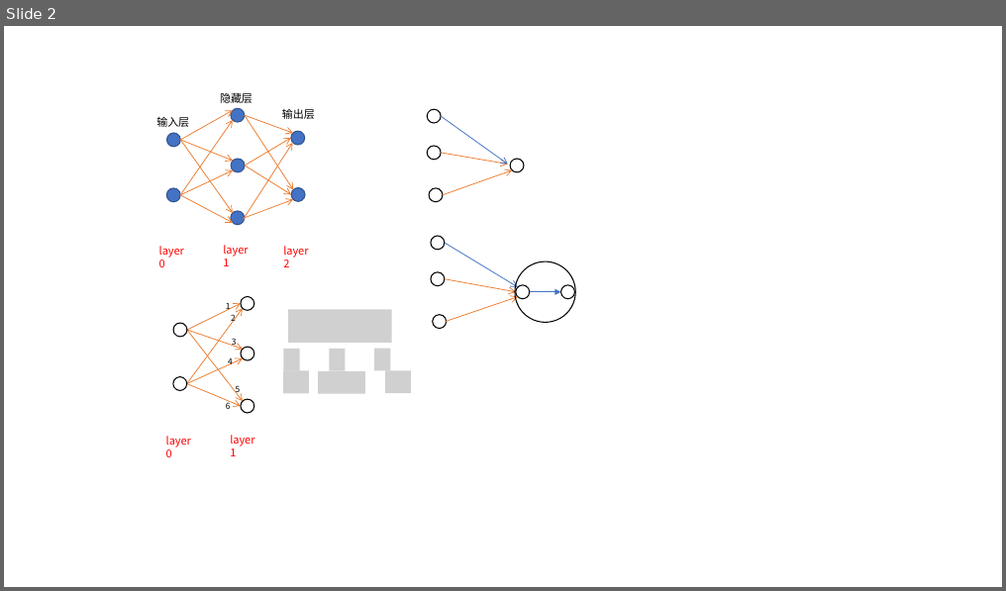
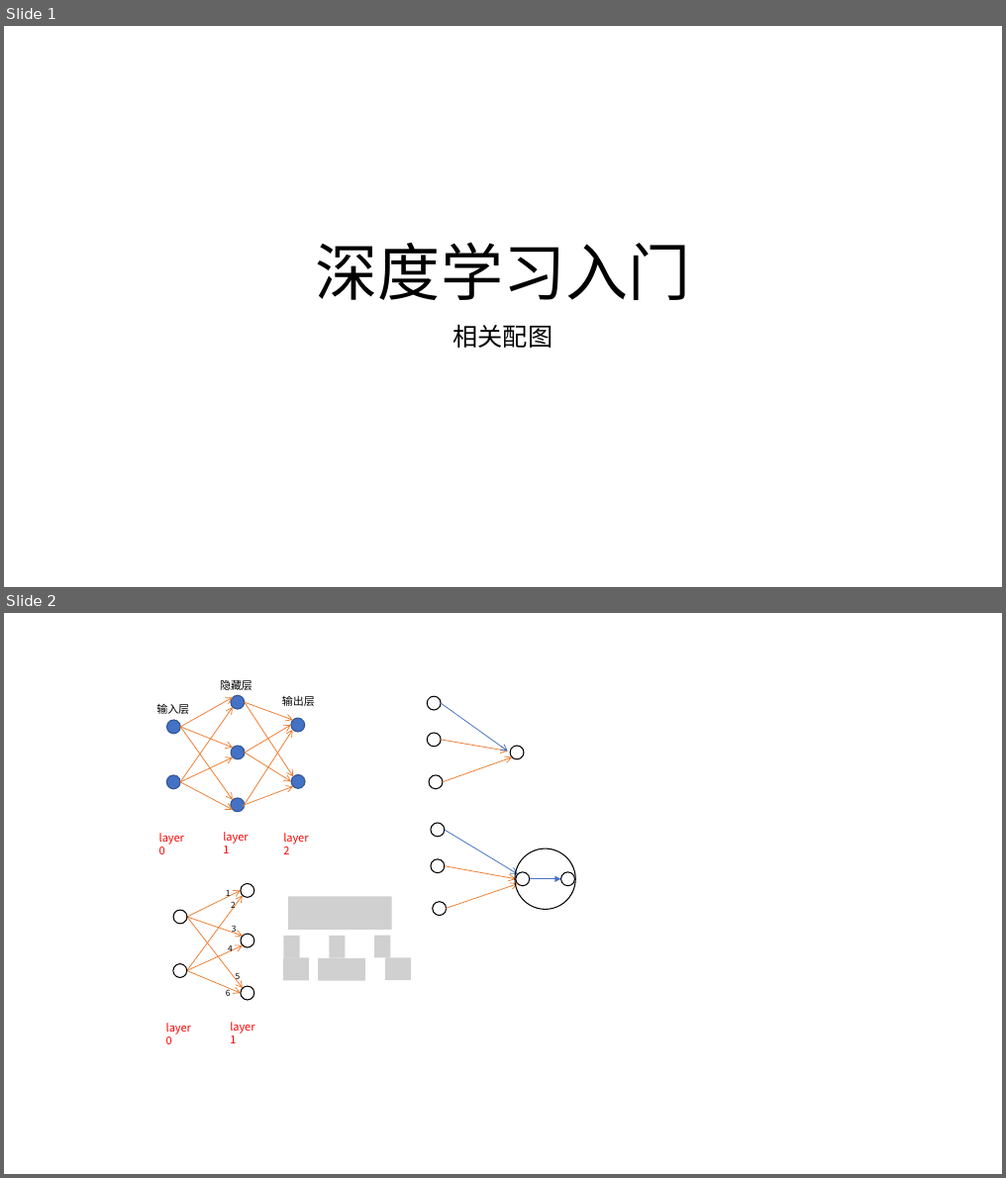
Before and after one commit to DrDavidS/basic_Machine_Learning, a slide deck: back_up_images/矢量图片.pptx. Shown one above the other, each under a label of ours: slide 2 before the commit, slides 1 and 2 after it. The pictures are 1006x591 and 1006x1178 pixels, drawn with LibreOffice and Linux fonts; fonts in the diff are those of the drawing; grey boxes stand for pictures; background and template pictures are left out. Boxes give left, top, right and bottom in pixels: in the first picture for what was removed or moved away, otherwise in the second. Text is boxed around its words. In the diff, an @@ line names an element or a change of style, - is before the commit and + after.

```diff
--- a/back_up_images/矢量图片.pptx
+++ b/back_up_images/矢量图片.pptx
@@ slide 1 added at (x1=4, y1=26, x2=1002, y2=587), background #FFFFFF @@
@@ title added at (x1=316, y1=242, x2=690, y2=300), 60 pt, text #000000 @@
+深度学习入门
@@ subtitle added at (x1=453, y1=324, x2=553, y2=348), 24 pt, text #000000 @@
+相关配图
```
Also in this commit, not shown: 1 slide changed, 1 other slide added, 1 slide removed.
